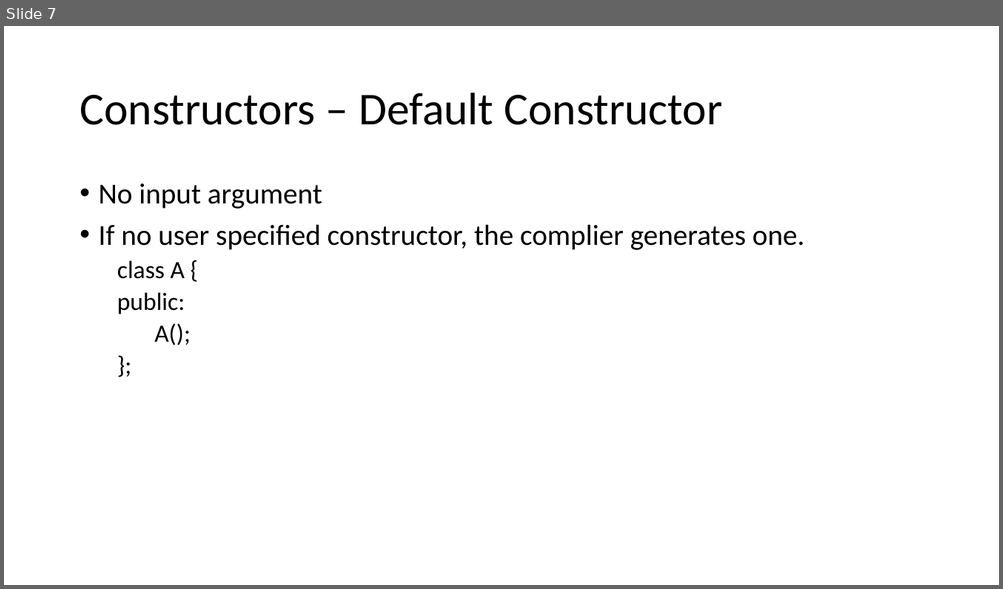
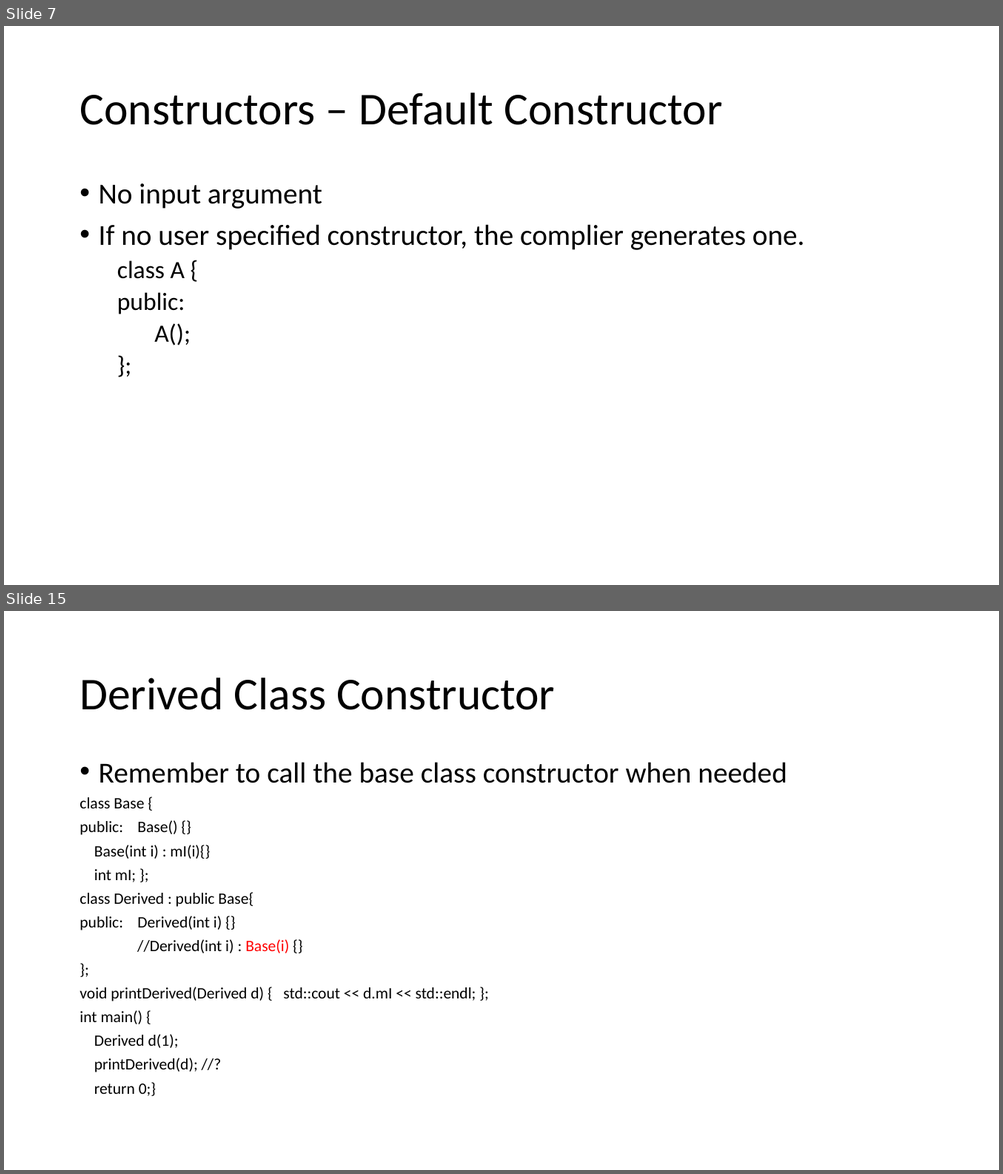
Before and after one commit to winniegy/MyPublic, a slide deck: cppTechniques/C++ Techniques 01.pptx. Shown one above the other, each under a label of ours: slide 7 before the commit, slides 7 and 15 after it; the slides between them are not shown. The pictures are 1003x589 and 1003x1174 pixels, drawn with LibreOffice and Linux fonts; fonts in the diff are those of the drawing. Boxes give left, top, right and bottom in pixels: in the first picture for what was removed or moved away, otherwise in the second. Text is boxed around its words. In the diff, an @@ line names an element or a change of style, - is before the commit and + after.

```diff
--- a/cppTechniques/C++ Techniques 01.pptx
+++ b/cppTechniques/C++ Techniques 01.pptx
@@ slide 15 added at [4,611,999,1170], background #FFFFFF @@
@@ title added at [79,678,555,710], 44 pt, text #000000 @@
+Derived Class Constructor
@@ text added at [79,762,787,1096], 15.4 pt, text #000000 @@
+• Remember to call the base class constructor when needed
+class Base {
+public: Base() {}
+Base(int i) : mI(i){}
+int mI; };
+class Derived : public Base{
+public: Derived(int i) {}
+//Derived(int i) : Base(i) {}
+};
+void printDerived(Derived d) { std::cout << d.mI << std::endl; };
+int main() {
+Derived d(1);
+printDerived(d); //?
+return 0;}
```
Also in this commit, not shown: 3 slides changed, 27 other slides added, 21 other files.
